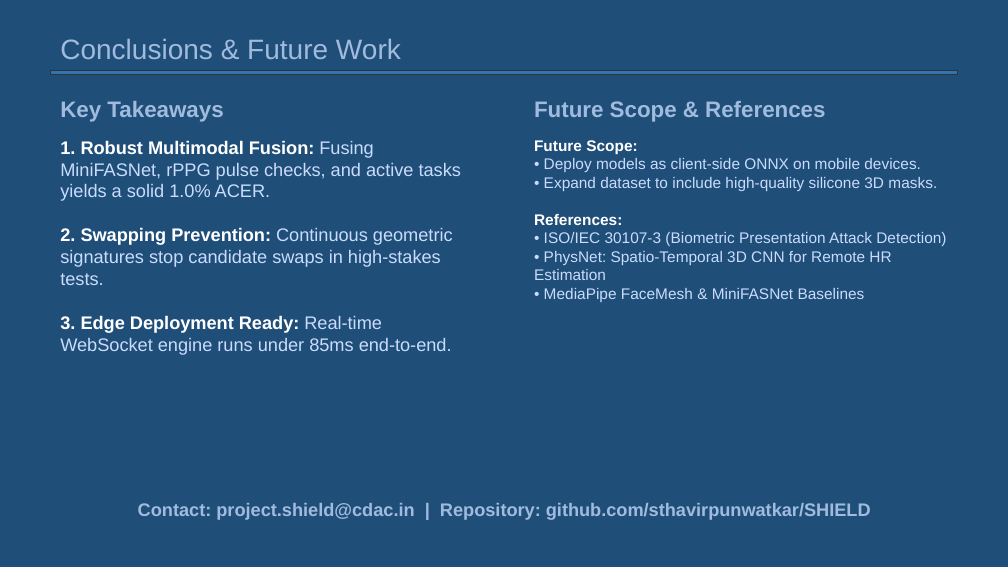
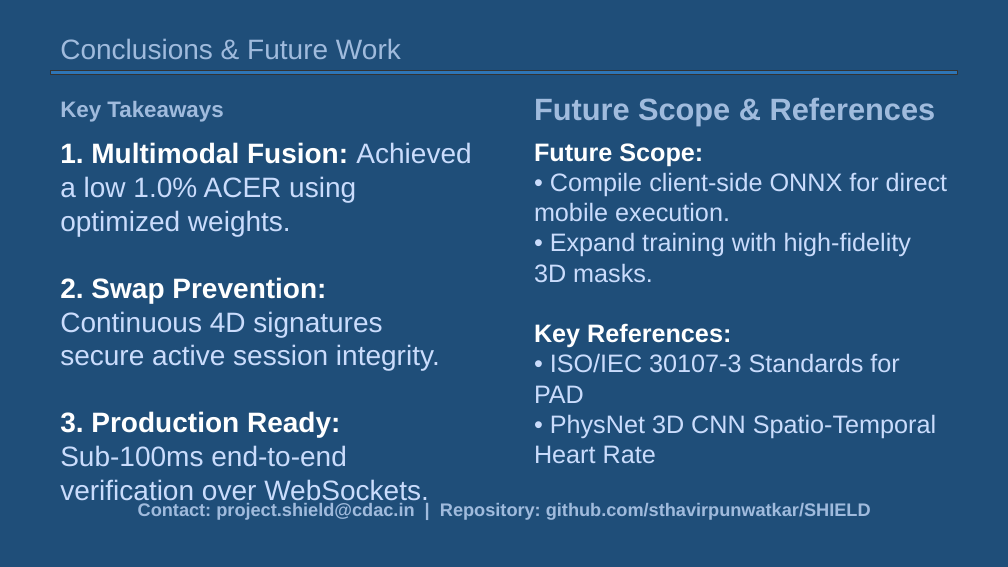
Before and after one commit to sthavirpunwatkar/SHIELD-Secure-Human-Identity-Liveness-Evaluation-Detection, a slide deck: slide 10 of SHIELD_CDAC_Project_Review.pptx. Drawn at 1008x567 pixels with LibreOffice and Linux fonts; fonts in the diff are those of the drawing. Boxes give left, top, right and bottom in pixels: in the first picture for what was removed or moved away, otherwise in the second. Text is boxed around its words. In the diff, an @@ line names an element or a change of style, - is before the commit and + after.

Commit message:
Update CDAC presentation slide script font sizes, text constraints, and fix widget test assertions

```diff
--- a/SHIELD_CDAC_Project_Review.pptx
+++ b/SHIELD_CDAC_Project_Review.pptx
@@ text "Future Scope & References" at (x1=534, y1=98, x2=936, y2=126): size 16 to 22 pt @@
@@ text at (x1=60, y1=142, x2=471, y2=505): text changed; size 13 to 20 pt @@
-1. Robust Multimodal Fusion: Fusing MiniFASNet, rPPG pulse checks, and active tasks yields a solid 1.0% ACER.
-2. Swapping Prevention: Continuous geometric signatures stop candidate swaps in high-stakes tests.
-3. Edge Deployment Ready: Real-time WebSocket engine runs under 85ms end-to-end.
+1. Multimodal Fusion: Achieved a low 1.0% ACER using optimized weights.
+2. Swap Prevention: Continuous 4D signatures secure active session integrity.
+3. Production Ready: Sub-100ms end-to-end verification over WebSockets.
@@ text at (x1=534, y1=143, x2=948, y2=438): text changed; size 11 to 18 pt @@
-Future Scope:
-• Deploy models as client-side ONNX on mobile devices.
-• Expand dataset to include high-quality silicone 3D masks.
-References:
-• ISO/IEC 30107-3 (Biometric Presentation Attack Detection)
-• PhysNet: Spatio-Temporal 3D CNN for Remote HR Estimation
-• MediaPipe FaceMesh & MiniFASNet Baselines
+Future Scope:
+• Compile client-side ONNX for direct mobile execution.
+• Expand training with high-fidelity 3D masks.
+Key References:
+• ISO/IEC 30107-3 Standards for PAD
+• PhysNet 3D CNN Spatio-Temporal Heart Rate
```
Also in this commit, not shown: 9 other slides changed, 2 other files.
